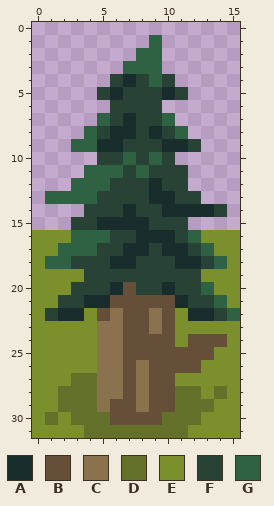
A pixel-art sprite gets an edit: src/main/resources/textures/tree.png. Above: the version before the commit.
The file is 16x32 pixels.
Palette (. is transparent): A #1a2d2d  B #664f38  C #8a724e  D #63712b  E #7b8f2d  F #284336  G #2f6243
Now the later version:
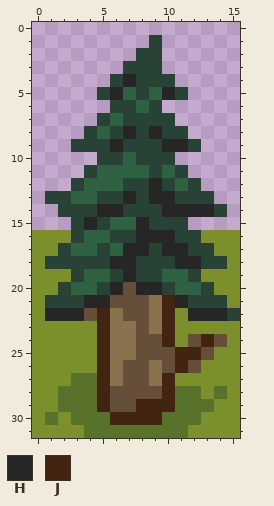
Colours new in this view: H #252625  J #422410
Change:
{"colour":"D","old":"#63712b","new":"#58712b"}
{"y":1,"x":9,"old":"G","new":"F"}
{"y":2,"x":8,"old":"GG","new":"FF"}
{"y":3,"x":7,"old":"GGG","new":"FFF"}
{"y":4,"x":7,"old":"A","new":"H"}
{"y":4,"x":9,"old":"G","new":"F"}
{"y":5,"x":6,"old":"AF","new":"HG"}
{"y":5,"x":9,"old":"FA","new":"GH"}
{"y":6,"x":8,"old":"F","new":"G"}
{"y":7,"x":5,"old":"GFA","new":"FGF"}
{"y":7,"x":10,"old":"G","new":"F"}
{"y":8,"x":4,"old":"GFAA","new":"FGFH"}
{"y":8,"x":9,"old":"A","new":"H"}
{"y":8,"x":11,"old":"G","new":"F"}
{"y":9,"x":3,"old":"GGAA","new":"FFFH"}
{"y":9,"x":10,"old":"AA","new":"HH"}
{"y":10,"x":9,"old":"G","new":"F"}
{"y":11,"x":4,"old":"G","new":"F"}
{"y":11,"x":7,"old":"F","new":"G"}
{"y":11,"x":10,"old":"F","new":"G"}
{"y":12,"x":3,"old":"G","new":"F"}
{"y":12,"x":6,"old":"F","new":"G"}
{"y":12,"x":9,"old":"A","new":"H"}
{"y":12,"x":11,"old":"F.","new":"GF"}
{"y":13,"x":1,"old":"GG","new":"FF"}
{"y":13,"x":7,"old":"F","new":"H"}
{"y":13,"x":9,"old":"AA","new":"HH"}
{"y":13,"x":13,"old":".","new":"F"}
{"y":14,"x":2,"old":"..","new":"FF"}
{"y":14,"x":5,"old":"FFA","new":"HHF"}
{"y":14,"x":10,"old":"AAAA","new":"HHHH"}
{"y":15,"x":4,"old":"FAAAA","new":"HFGGH"}
{"y":16,"x":3,"old":"G","new":"F"}
{"y":16,"x":8,"old":"AAA","new":"HHH"}
{"y":16,"x":12,"old":"G","new":"F"}
{"y":17,"x":2,"old":"G","new":"F"}
{"y":17,"x":6,"old":"FAA","new":"GHH"}
{"y":17,"x":10,"old":"AA","new":"HH"}
{"y":17,"x":13,"old":"G","new":"F"}
{"y":18,"x":1,"old":"GG","new":"FF"}
{"y":18,"x":6,"old":"AA","new":"HH"}
{"y":18,"x":11,"old":"AA","new":"HH"}
{"y":18,"x":14,"old":"G","new":"F"}
{"y":19,"x":3,"old":"EFF","new":"FGG"}
{"y":19,"x":7,"old":"F","new":"H"}
{"y":19,"x":10,"old":"FF","new":"GG"}
{"y":20,"x":2,"old":"EFF","new":"FGG"}
{"y":20,"x":6,"old":"A","new":"H"}
{"y":20,"x":8,"old":"FFAFFG","new":"HHFGGF"}
{"y":21,"x":1,"old":"E","new":"F"}
{"y":21,"x":4,"old":"AA","new":"HH"}
{"y":21,"x":9,"old":"BBA","new":"CJH"}
{"y":21,"x":14,"old":"G","new":"F"}
{"y":22,"x":1,"old":"FAAEB","new":"HHHBJ"}
{"y":22,"x":10,"old":"B","new":"J"}
{"y":22,"x":12,"old":"AAFG","new":"HHHF"}
{"y":23,"x":5,"old":"C","new":"J"}
{"y":23,"x":7,"old":"B","new":"C"}
{"y":23,"x":10,"old":"B","new":"J"}
{"y":24,"x":5,"old":"C","new":"J"}
{"y":24,"x":7,"old":"B","new":"C"}
{"y":24,"x":10,"old":"B","new":"J"}
{"y":24,"x":13,"old":"B","new":"J"}
{"y":25,"x":5,"old":"C","new":"J"}
{"y":25,"x":7,"old":"B","new":"C"}
{"y":25,"x":11,"old":"BB","new":"JJ"}
{"y":26,"x":5,"old":"C","new":"J"}
{"y":26,"x":8,"old":"CB","new":"BC"}
{"y":26,"x":11,"old":"B","new":"J"}
{"y":27,"x":5,"old":"C","new":"J"}
{"y":27,"x":8,"old":"CBB","new":"BCJ"}
{"y":28,"x":5,"old":"CC","new":"JB"}
{"y":28,"x":8,"old":"C","new":"B"}
{"y":28,"x":10,"old":"B","new":"J"}
{"y":29,"x":5,"old":"C","new":"J"}
{"y":29,"x":8,"old":"CBB","new":"JJJ"}
{"y":30,"x":6,"old":"BBBB","new":"JJJJ"}
